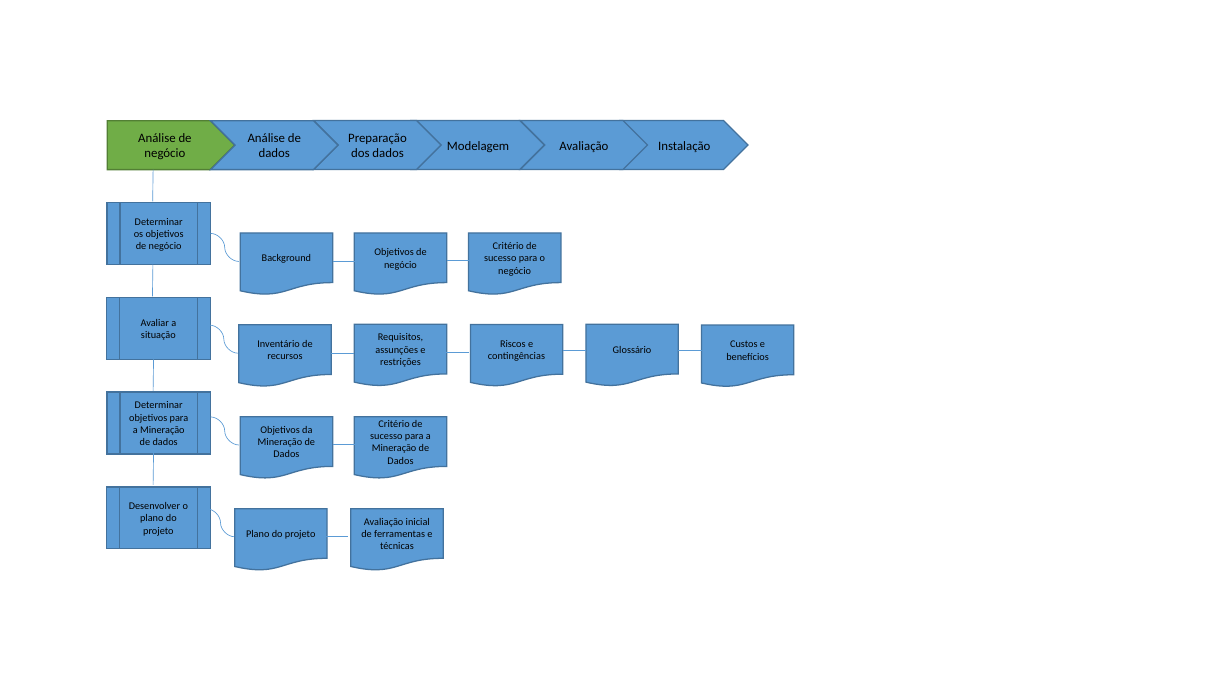
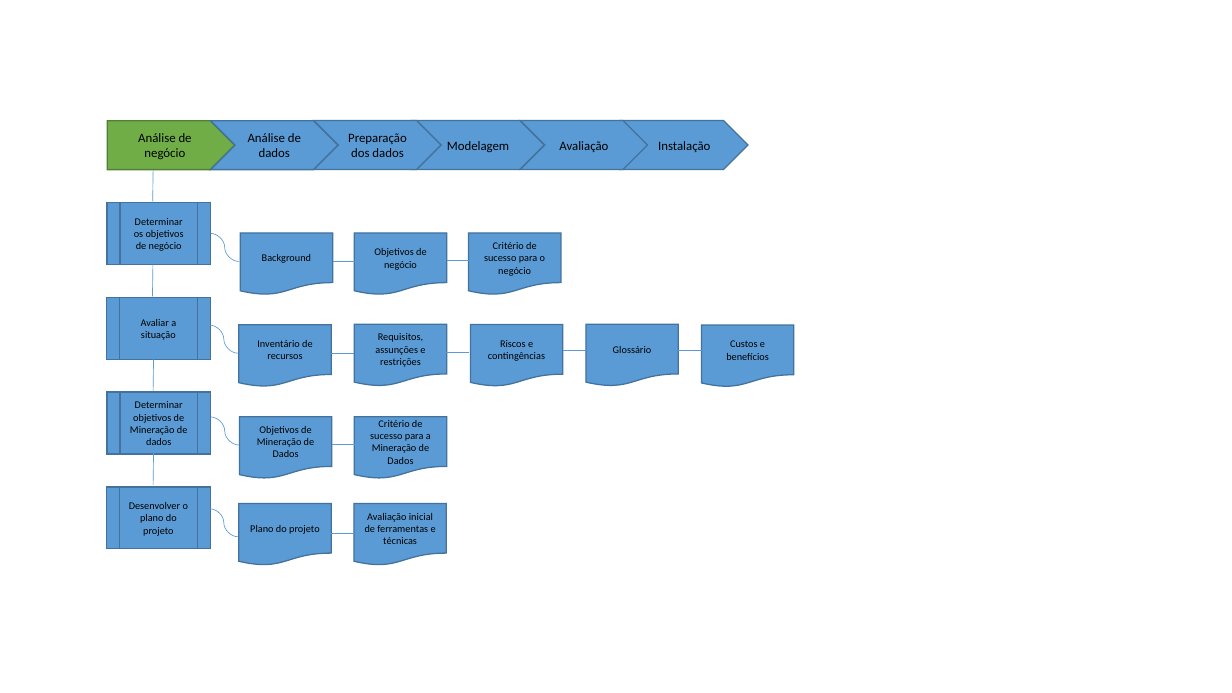
Before and after one commit to abevieiramota/Mestrado, a slide deck: slide 1 of Processo/CRISP-DM/Diagramas/CRISP-DM-Analise-de-negocio.pptx. Drawn at 1232x693 pixels with LibreOffice and Linux fonts; fonts in the diff are those of the drawing. Boxes give left, top, right and bottom in pixels: in the first picture for what was removed or moved away, otherwise in the second. Text is boxed around its words. In the diff, an @@ line names an element or a change of style, - is before the commit and + after.

```diff
--- a/Processo/CRISP-DM/Diagramas/CRISP-DM-Analise-de-negocio.pptx
+++ b/Processo/CRISP-DM/Diagramas/CRISP-DM-Analise-de-negocio.pptx
@@ text in flow chart predefined process at (130,401,188,445): text changed @@
-Determinar objetivos para a Mineração de dados
+Determinar objetivos de Mineração de dados
@@ text in flow chart document at (257,426,315,457): text changed @@
-Objetivos da Mineração de Dados
+Objetivos de Mineração de Dados
@@ curved line moved from (206, 509) - (235, 537) to (210, 509) - (238, 537) @@
@@ 2 flow chart documents, 1 line: place and size @@
-2 flow chart documents, 1 line at (235,509,444,571)
+2 flow chart documents, 1 line at (239,504,446,566)
```
Also in this commit, not shown: 15 other files.
